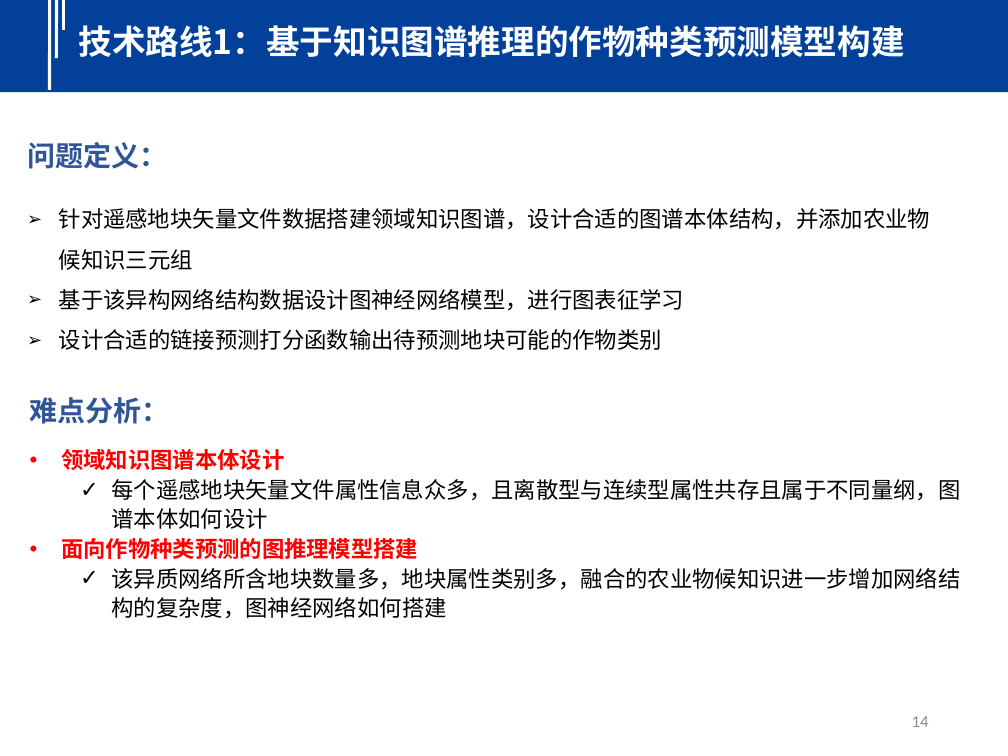
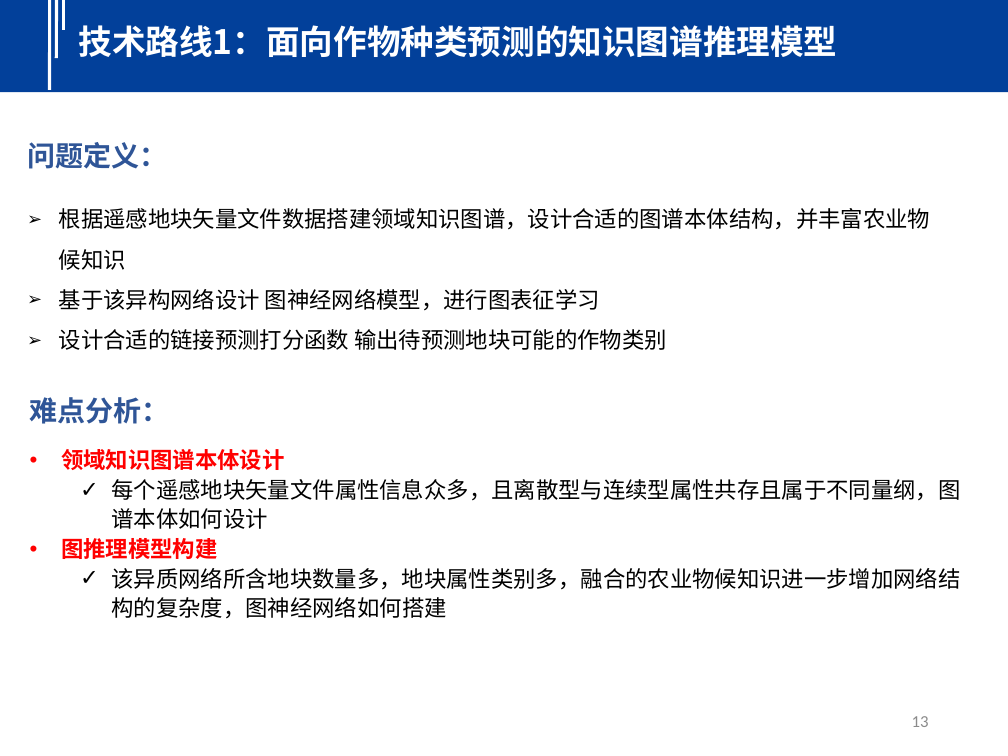
Before and after one commit to seu-cloud/seu-cloud-study, a slide deck: slide 13 of PPT/2023/20230602-巩傲凡-面向作物种类预测的知识推理技术研究.pptx (slide 14 before the commit). Drawn at 1008x756 pixels with LibreOffice and Linux fonts; fonts in the diff are those of the drawing. Boxes give left, top, right and bottom in pixels: in the first picture for what was removed or moved away, otherwise in the second. Text is boxed around its words. In the diff, an @@ line names an element or a change of style, - is before the commit and + after.

```diff
--- a/PPT/2023/20230602-巩傲凡-面向作物种类预测的知识推理技术研究.pptx
+++ b/PPT/2023/20230602-巩傲凡-面向作物种类预测的知识推理技术研究.pptx
@@ text at box(78, 25, 837, 57): text changed @@
-技术路线1：基于知识图谱推理的作物种类预测模型构建
+技术路线1：面向作物种类预测的知识图谱推理模型
@@ text at box(59, 208, 930, 350): text changed @@
-➢ 针对遥感地块矢量文件数据搭建领域知识图谱，设计合适的图谱本体结构，并添加农业物候知识三元组
-➢ 基于该异构网络结构数据设计图神经网络模型，进行图表征学习
-➢ 设计合适的链接预测打分函数输出待预测地块可能的作物类别
+➢ 根据遥感地块矢量文件数据搭建领域知识图谱，设计合适的图谱本体结构，并丰富农业物候知识
+➢ 基于该异构网络设计 图神经网络模型，进行图表征学习
+➢ 设计合适的链接预测打分函数 输出待预测地块可能的作物类别
@@ text at box(61, 535, 217, 563): text changed @@
-• 面向作物种类预测的图推理模型搭建
+• 图推理模型构建
@@ page number at box(912, 716, 929, 727): text changed @@
-14
+13
```
Also in this commit, not shown: 17 other slides changed, 1 slide added, 1 slide removed.
